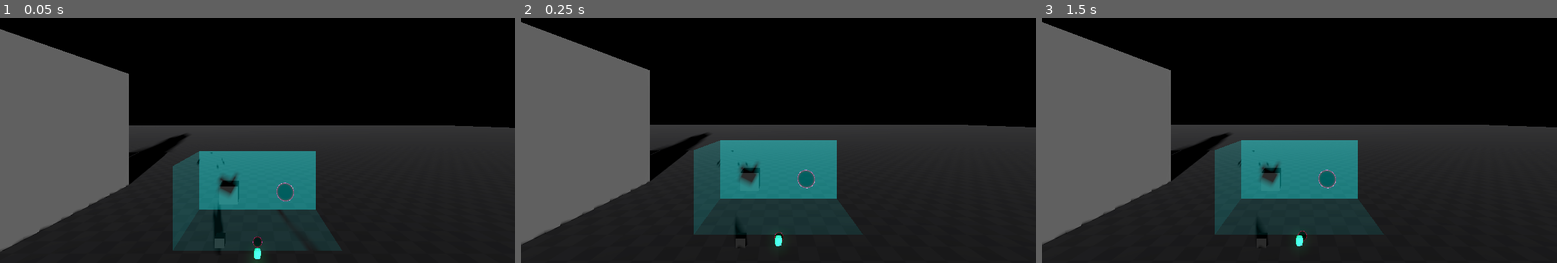
Above: before the commit, frames 1-3 (left to right).
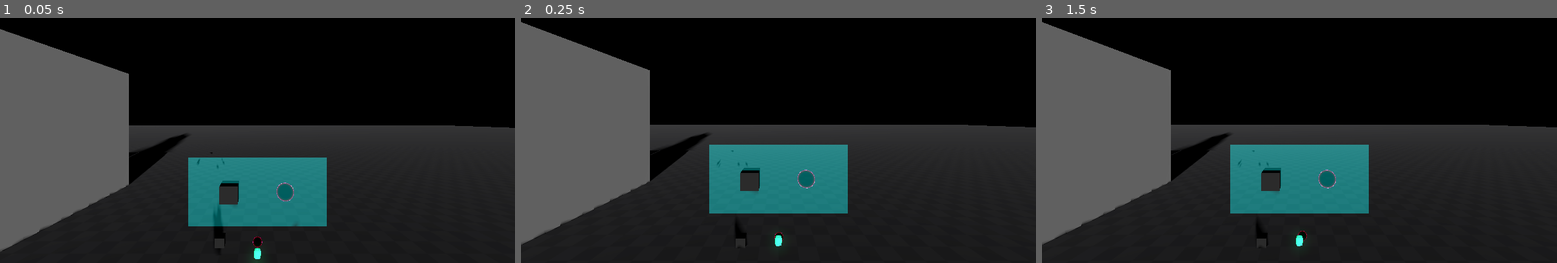
Above: after the commit, the same moments.

Repository: JD-The-65th/cyberbreak
Game: Godot game, scene res://levels/testing_environment.tscn
The game is run twice, just before and just after one commit, with the same random seed, the same clock (stepped at 60 frames per second) and the same inputs.
Inputs (mouse positions are in pixels of both pictures, inside the frame that each line leads up to):
- Up to frame 1 (0.05 s): no input
- Up to frame 2 (0.25 s): no input
- Up to frame 3 (1.5 s): move the mouse to (1412, 103) at 0.52 s; click (1412, 103) at 0.67 s; tap Enter at 1.25 s; drag from (1196, 133) to (1273, 177) at 1.27 s

The runs differ from the first frame. In frame 1, 4.7% of the frame differs, in the area x 33-64%, y 54-96%; in frame 2, 4.2%; in frame 3, 4.2%.

Commit message:
Tweak Spawner

Diff:
--- a/scenes/ToolTips/entropy_tool_tip.tscn
+++ b/scenes/ToolTips/entropy_tool_tip.tscn
@@ -1,10 +1,16 @@
-[gd_scene load_steps=4 format=3 uid="uid://lh57dcb6lu25"]
+[gd_scene load_steps=5 format=3 uid="uid://lh57dcb6lu25"]
 
 [ext_resource type="PackedScene" uid="uid://bb0r8euh8vc0r" path="res://models/toolTip.glb" id="1_jo6w5"]
 [ext_resource type="PackedScene" uid="uid://dyrsuxjp64gme" path="res://scenes/spawner.tscn" id="2_3tuem"]
 
 [sub_resource type="ConvexPolygonShape3D" id="ConvexPolygonShape3D_1v0ys"]
 points = PackedVector3Array(0.0251794, 0.0186736, -0.00095938, -0.0251287, -0.0205741, -0.000960905, -0.0251116, -0.020 …(1025 unchanged characters)…
+
+[sub_resource type="StandardMaterial3D" id="StandardMaterial3D_8krjr"]
+transparency = 1
+blend_mode = 1
+albedo_color = Color(0, 0.27451, 0.27451, 1)
+roughness = 0.0
 
 [node name="Entropy ToolTip" type="RigidBody3D"]
 collision_layer = 256
@@ -18,5 +24,6 @@
 [node name="toolTip" parent="." instance=ExtResource("1_jo6w5")]
 
 [node name="Spawner" parent="." instance=ExtResource("2_3tuem")]
+surface_material_override/0 = SubResource("StandardMaterial3D_8krjr")
 
 [editable path="toolTip"]
--- a/scenes/spawner.tscn
+++ b/scenes/spawner.tscn
@@ -5,7 +5,7 @@
 [ext_resource type="PackedScene" uid="uid://c0te0uofm7c26" path="res://scenes/v2phys_joint.tscn" id="3_jom8j"]
 
 [sub_resource type="BoxMesh" id="BoxMesh_vqhdh"]
-size = Vector3(0.5, 0.5, 1)
+size = Vector3(0, 0.5, 1)
 
 [sub_resource type="StandardMaterial3D" id="StandardMaterial3D_wlb7w"]
 transparency = 1
@@ -15,8 +15,8 @@
 albedo_color = Color(0, 0.27451, 0.27451, 1)
 roughness = 0.0
 
-[sub_resource type="ConvexPolygonShape3D" id="ConvexPolygonShape3D_44kxr"]
-points = PackedVector3Array(0.25, 0.25, 0.5, 0.25, -0.25, 0.5, 0.25, 0.25, -0.5, -0.25, 0.25, 0.5, -0.25, -0.25, 0.5, 0.25, -0.25, -0.5, -0.25, 0.25, -0.5, -0.25, -0.25, -0.5)
+[sub_resource type="BoxShape3D" id="BoxShape3D_dejyk"]
+size = Vector3(0.125, 0.5, 1)
 
 [node name="Spawner" type="MeshInstance3D"]
 transform = Transform3D(1, 0, 0, 0, 1, 0, 0, 0, 1, 0, 0.448343, 0)
@@ -29,9 +29,7 @@
 collision_mask = 65536
 
 [node name="CollisionShape3D" type="CollisionShape3D" parent="Area3D"]
-shape = SubResource("ConvexPolygonShape3D_44kxr")
-
-[node name="StaticBody3D" type="StaticBody3D" parent="."]
+shape = SubResource("BoxShape3D_dejyk")
 
 [node name="Joint" parent="." instance=ExtResource("3_jom8j")]
 transform = Transform3D(1, 0, 0, 0, 1, 0, 0, 0, 1, 0, 0, -0.2)
@@ -39,4 +37,6 @@
 [node name="SquareBase" parent="." instance=ExtResource("2_qdlha")]
 transform = Transform3D(1, 0, 0, 0, 1, 0, 0, 0, 1, 0, 0, 0.2)
 
+[node name="StaticBody3D" type="StaticBody3D" parent="."]
+
 [connection signal="body_exited" from="Area3D" to="." method="_on_area_3d_body_exited"]
--- a/scripts/Spawner.gd
+++ b/scripts/Spawner.gd
@@ -9,10 +9,10 @@
 		if i.get_class() == "RigidBody3D":
 			i.freeze = true
 			i.set_gravity_scale(0.0)
-			var attachmentPoint : Generic6DOFJoint3D = Generic6DOFJoint3D.new()
+			var attachmentPoint : PinJoint3D = PinJoint3D.new()
 			attachmentPoint.set_transform(i.transform)
-			attachmentPoint.node_a = get_path_to($StaticBody3D)
-			attachmentPoint.node_b = get_path_to(i)
+			#attachmentPoint.node_a = get_path_to($StaticBody3D)
+			#attachmentPoint.node_b = get_path_to(i)
 			add_child(attachmentPoint)
 			i.set_meta("attachmentPoint", attachmentPoint)
 			i.set_meta("attachedToSpawner", true)
@@ -24,7 +24,7 @@
 	var attachmentPoint = object.get_meta("attachmentPoint")
 
 	object.set_transform(attachmentPoint.transform)
-	attachmentPoint.node_b = get_path_to(object)
+	#attachmentPoint.node_b = get_path_to(object)
 	object.freeze = false
 	object.set_meta("attachedToSpawner", true)
 
@@ -38,7 +38,7 @@
 		duplicateObject.set_gravity_scale(0.0)
 		var param = body.name
 
-		attachmentPoint.node_b = ""
+		#attachmentPoint.node_b = ""
 		body.set_meta("attachedToSpawner", false)
 		body.set_gravity_scale(1.0)
 		body.set_collision_layer(pow(2, 3-1))
